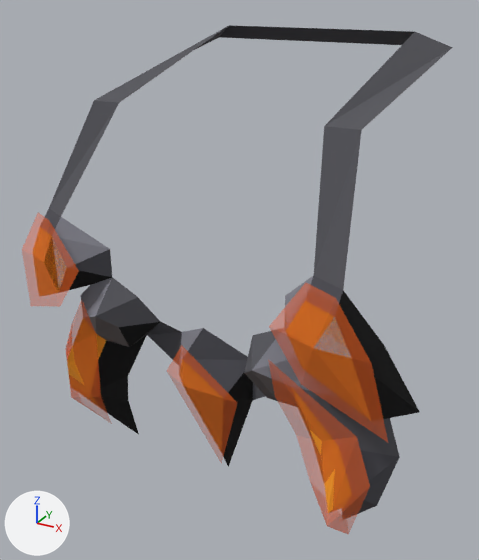
The glTF model models/player_necklace_of_anguish__or_.glb, before and after one commit.
Camera for both pictures: a camera (50 mm lens) standing at (18.0, -67.6, 166.0) and looking at (-2.4, -30.4, 147.4). Every picture has the same lights, and +X, +Y and +Z are marked at lower left. The picture after the commit comes second. Both versions are drawn at full value of the shape key '21' of 'Mesh_0'; the numbers are the values there. Vertices at exactly the same position are counted once.
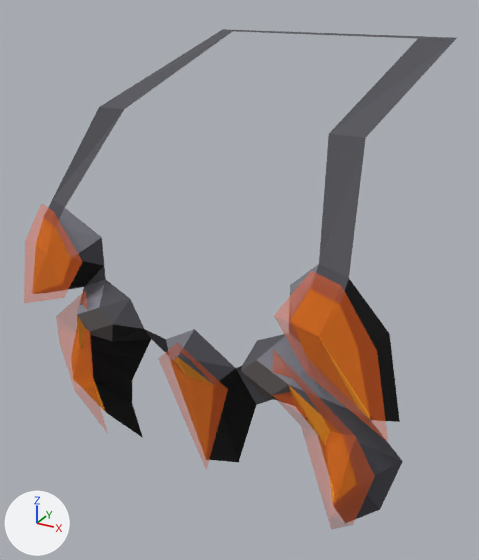
What the commit changed:
me_mesh_0 is used by ob_mesh_0; location (7.22, 2.39, 47.62); scale (117.0, 117.0, 117.0).
me_mesh_0 had 129 vertices, 176 faces and spanned x -0.204..0.042, y -0.364..-0.193, z 0.723..0.987.
me_mesh_0 now has 129 vertices, 176 faces and spans x -0.203..0.034, y -0.324..-0.154, z 0.721..0.984.
me_mesh_0 part 1: 129 of 129 vertices moved; they spanned x -0.204..0.042, y -0.364..-0.193, z 0.723..0.987 and now span x -0.203..0.034, y -0.324..-0.154, z 0.721..0.984; mean shift (-0.002, 0.038, 0.003).
Object 'Mesh_0' (ob_mesh_0) moves from (7.22, 2.39, 47.62) to (7.37, -1.86, 47.07).
Object 'Mesh_0' (ob_mesh_0) is rescaled from (117.0, 117.0, 117.0) to (118.0, 118.0, 118.0).

Pixel boxes [x1, y1, x2, y2] of what changed, in the pictures (479 x 560 px):
'Mesh_0', reshaped, moved, rescaled
    before: [32, 25, 453, 520]
    after: [32, 29, 457, 523]
